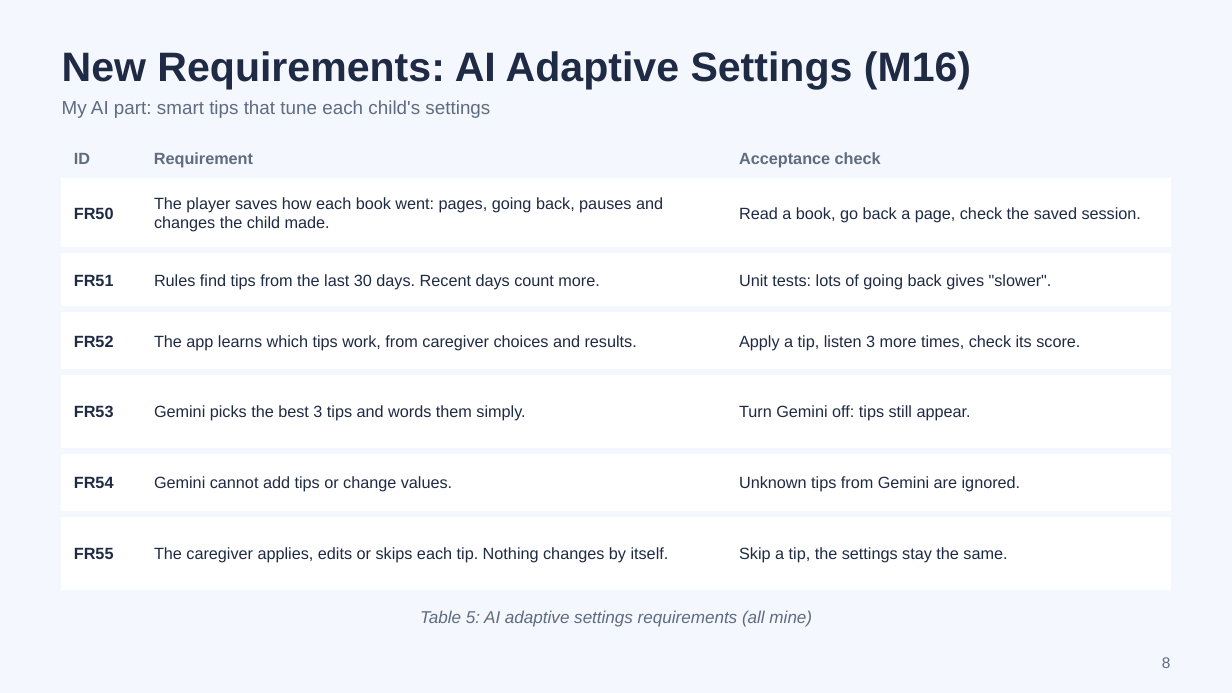
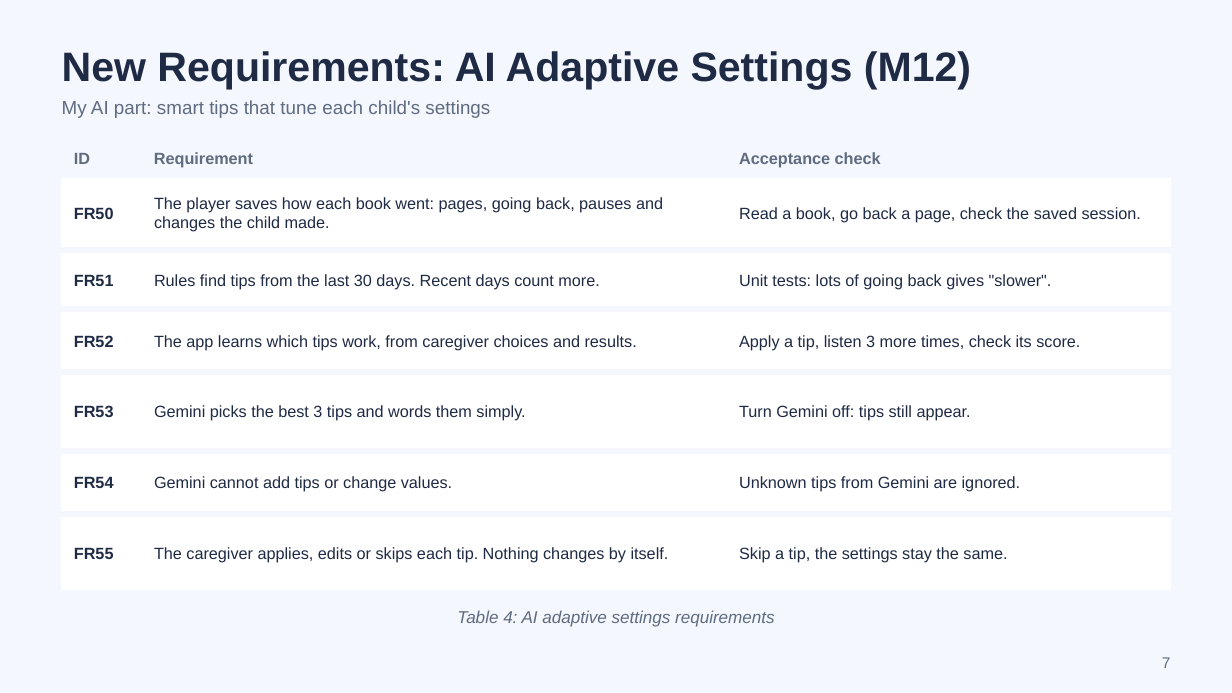
Before and after one commit to scz912/autism_audiobook, a slide deck: slide 7 of deliverables/Visual_Playlist_AP2_Progress.pptx (slide 8 before the commit). Drawn at 1232x693 pixels with LibreOffice and Linux fonts; fonts in the diff are those of the drawing. Boxes give left, top, right and bottom in pixels: in the first picture for what was removed or moved away, otherwise in the second. Text is boxed around its words. In the diff, an @@ line names an element or a change of style, - is before the commit and + after.

```diff
--- a/deliverables/Visual_Playlist_AP2_Progress.pptx
+++ b/deliverables/Visual_Playlist_AP2_Progress.pptx
@@ title at [62, 51, 971, 90]: text changed @@
-New Requirements: AI Adaptive Settings (M16)
+New Requirements: AI Adaptive Settings (M12)
@@ text at [457, 610, 775, 627]: text changed @@
-Table 5: AI adaptive settings requirements (all mine)
+Table 4: AI adaptive settings requirements
@@ page number at [1162, 657, 1171, 668]: text changed @@
-8
+7
```
Also in this commit, not shown: 8 other slides changed, 1 slide removed, 1 other file.
